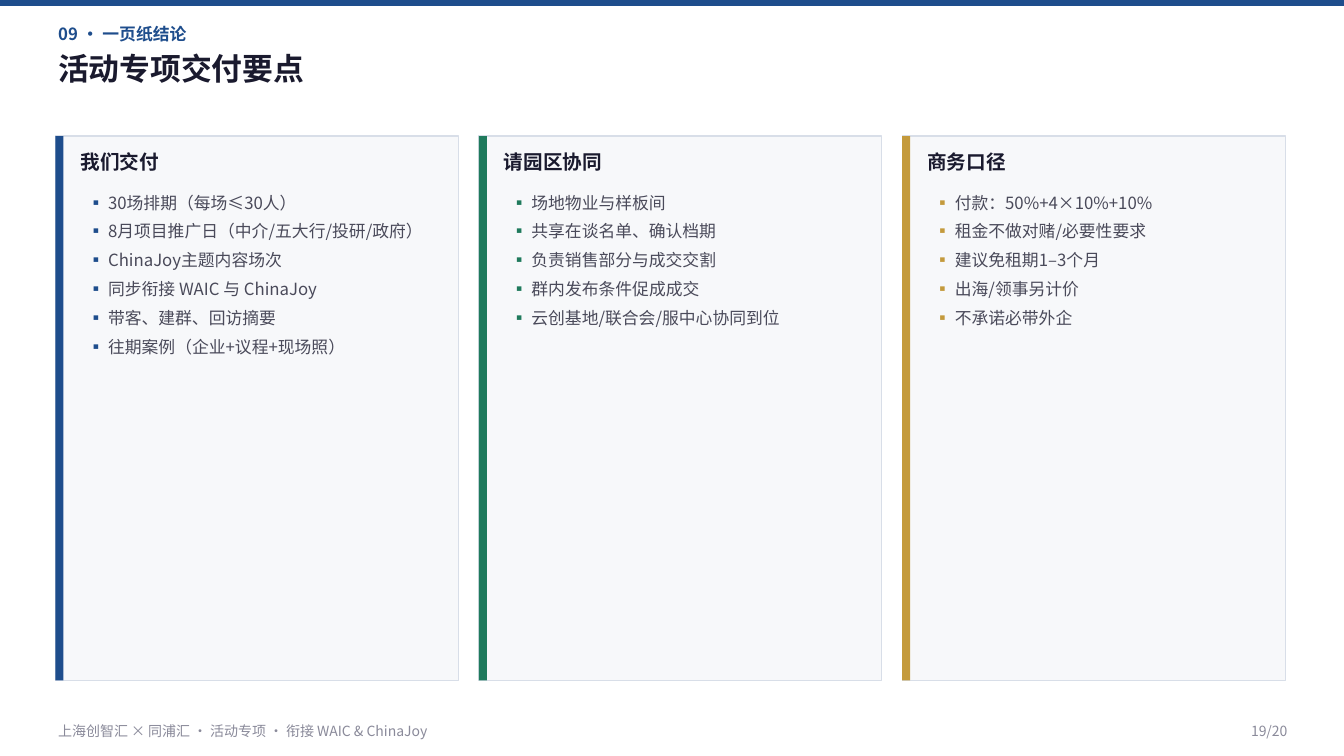
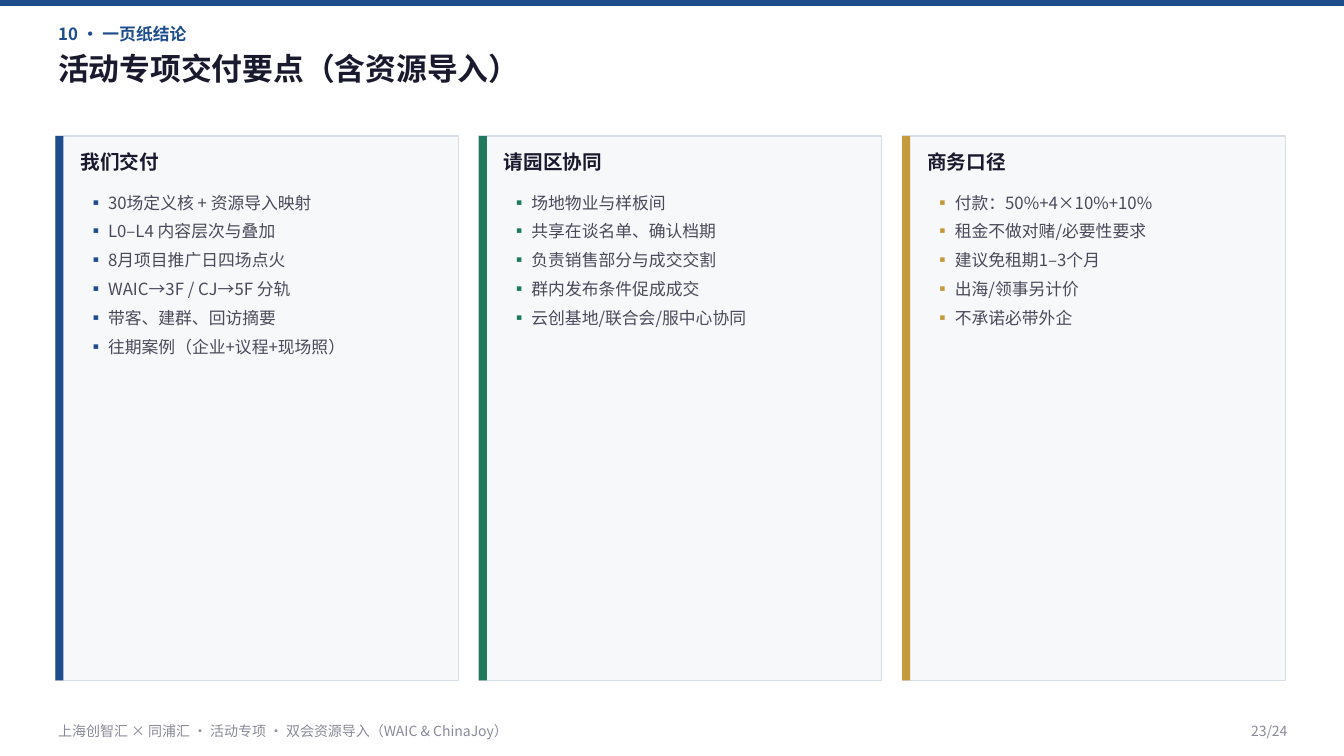
Before and after one commit to hujigang2010-maker/AIDEN, a slide deck: slide 23 of proposal/chuangzhihui-30-events-plan.pptx (slide 19 before the commit). Drawn at 1344x756 pixels with LibreOffice and Linux fonts; fonts in the diff are those of the drawing. Boxes give left, top, right and bottom in pixels: in the first picture for what was removed or moved away, otherwise in the second. Text is boxed around its words. In the diff, an @@ line names an element or a change of style, - is before the commit and + after.

```diff
--- a/proposal/chuangzhihui-30-events-plan.pptx
+++ b/proposal/chuangzhihui-30-events-plan.pptx
@@ text at <box>58,25,186,42</box>: text changed @@
-09 · 一页纸结论
+10 · 一页纸结论
@@ text at <box>58,53,519,83</box>: text changed @@
-活动专项交付要点
+活动专项交付要点（含资源导入）
@@ text at <box>108,195,312,297</box>: text changed @@
-▪ 30场排期（每场≤30人）
-▪ 8月项目推广日（中介/五大行/投研/政府）
-▪ ChinaJoy主题内容场次
-▪ 同步衔接 WAIC 与 ChinaJoy
+▪ 30场定义核 + 资源导入映射
+▪ L0–L4 内容层次与叠加
+▪ 8月项目推广日四场点火
+▪ WAIC→3F / CJ→5F 分轨
@@ text at <box>531,310,746,327</box>: text changed @@
-▪ 云创基地/联合会/服中心协同到位
+▪ 云创基地/联合会/服中心协同
@@ text at <box>58,724,508,739</box>: text changed @@
-上海创智汇 × 同浦汇 · 活动专项 · 衔接 WAIC & ChinaJoy
+上海创智汇 × 同浦汇 · 活动专项 · 双会资源导入（WAIC & ChinaJoy）
@@ text at <box>1251,725,1287,738</box>: text changed @@
-19/20
+23/24
```
Also in this commit, not shown: 18 other slides changed, 5 slides added, 1 slide removed, 14 other files.
